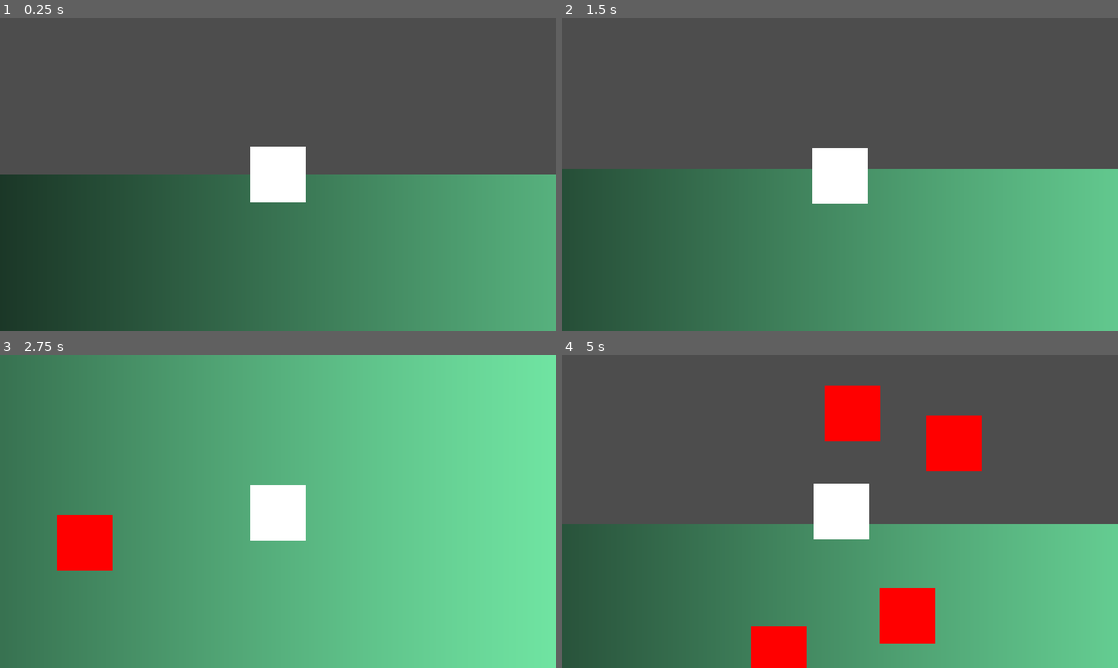
Above: before the commit, frames 1-4 (two rows, left to right).
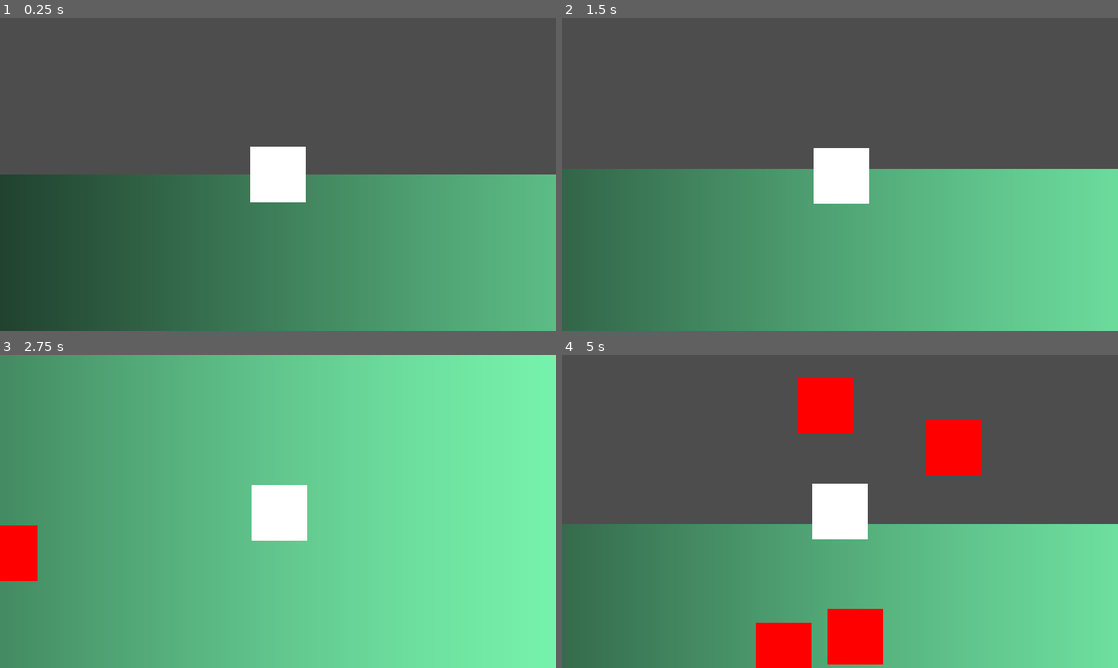
Above: after the commit, the same moments.

Repository: TylerPelaez/pixel-game-jam
Game: Godot game, scene res://Scenes/TestScene.tscn
Two runs of this game, one before a commit and one after it. Both use one fixed random seed, a clock stepped at 60 frames per second and the inputs below.
Inputs:
- Up to frame 1 (0.25 s): no input
- Up to frame 2 (1.5 s): tap Enter at 0.5 s; hold Right (ui_right) 0.53-1.28 s; tap Space at 1.25 s; hold Down (ui_down) from 1.28 s (still down)
- Up to frame 3 (2.75 s): release Down (ui_down) at 2.03 s; hold Right (ui_right) from 2.03 s (still down)
- Up to frame 4 (5 s): release Right (ui_right) at 2.78 s; hold Up (ui_up) 2.78-3.53 s; hold Left (ui_left) from 3.53 s (still down)

The runs differ from the first frame. In frame 2, 8.4% of the frame differs, in the area x 8-56%, y 41-100%; in frame 3, 9.7%; in frame 4, 17%, in the area x 2-76%, y 7-100%.

Commit message:
Add Hitbox/Hurtbox, Invincibility Timer, Soft Collisions for Enemies

Diff:
--- a/Enemy/Enemy.gd
+++ b/Enemy/Enemy.gd
@@ -1,11 +1,12 @@
 extends CharacterBody2D
-class_name Player
+class_name Enemy
 
 signal died
 
-@export var ACCELERATION = 500
-@export var MAX_SPEED = 100
-@export var FRICTION = 500
+@export var ACCELERATION := 500
+@export var MAX_SPEED := 100
+@export var FRICTION := 500
+@export var PUSH_STRENGTH := 2000
 
 enum State {
 	MOVE
@@ -14,17 +15,17 @@
 var player: PlayerController
 var state: State = State.MOVE
 var scratch_velocity: Vector2 = Vector2.ZERO
-#var stats = PlayerStats
 
+@onready var stats: Stats = $Stats
+@onready var hurtbox = $Hurtbox
+@onready var blink_animation_player = $BlinkAnimationPlayer
+@onready var soft_collision = $SoftCollision
 
 # initialize as if it was being initialized in _ready
 #@onready var animationTree = $AnimationTree
 #@onready var animationState = animationTree.get("parameters/playback")
-#@onready var hurtbox = $Hurtbox
-#@onready var blinkAnimationPlayer = $BlinkAnimationPlayer
 
 func _ready():
-#	stats.connect("no_health", Callable(self, "_on_Stats_no_health"))
 	reset()
 
 func reset():
@@ -39,7 +40,7 @@
 
 	scratch_velocity = Vector2.ZERO
 
-#	stats.reset()
+	stats.reset()
 
 # Update
 func _physics_process(delta):
@@ -55,6 +56,9 @@
 	else:
 		scratch_velocity = scratch_velocity.move_toward(Vector2.ZERO, FRICTION * delta)
 
+	if soft_collision.is_colliding():
+		scratch_velocity += soft_collision.get_push_vector() * delta * PUSH_STRENGTH
+
 	move()
 
 func move():
@@ -62,28 +66,22 @@
 	move_and_slide()
 	scratch_velocity = velocity
 
-#func _on_Stats_no_health():
-#	emit_signal("died")
+func _on_Hurtbox_area_entered(area: Area2D):
+	if area is Hitbox && !hurtbox.invincible:
+		got_hit(area.damage)
 
-#func _on_Hurtbox_area_entered(area):
-#	if area is HitBox && !hurtbox.invincible:
-#		got_hit(area.damage)
-#
-#func got_hit(damage):
-#	stats.health -= damage
-#	hurtbox.start_invincibility(0.6)
-#	_invincibility_started()
-#	hurtbox.create_hit_effect()
-#	var playerHurtSound = PlayerHurtSound.instantiate()
-#	get_tree().current_scene.add_child(playerHurtSound)
+func got_hit(damage):
+	stats.health -= damage
+	hurtbox.start_invincibility(0.6)
+	_invincibility_started()
+	hurtbox.create_hit_effect()
 
-#func _on_Hurtbox_body_entered(body):
-#	if body is RockWallTileMap && !hurtbox.invincible:
-#		var result = Utils.shape_cast_get_result(hurtbox.collisionShape.shape, hurtbox.collisionShape.global_transform)
-#		if result == null || result.is_empty():
-#			return
-#		else:
-#			for res in result:
-#				body.delete_cell(res["metadata"][0], res["metadata"][1])
-#
-#		got_hit(body.damage)
+func _on_Hurtbox_invincibility_ended():
+	blink_animation_player.play("Stop")
+
+func _invincibility_started():
+	blink_animation_player.play("Start")
+
+func _on_stats_no_health():
+	emit_signal("died")
+	queue_free()
--- a/Enemy/Enemy.tscn
+++ b/Enemy/Enemy.tscn
@@ -1,14 +1,29 @@
-[gd_scene load_steps=4 format=3 uid="uid://dc8c2m6m4pib0"]
+[gd_scene load_steps=11 format=3 uid="uid://dc8c2m6m4pib0"]
 
 [ext_resource type="Texture2D" uid="uid://bxn8kvm570f80" path="res://Textures/Test/White.png" id="1_42nnu"]
 [ext_resource type="Script" path="res://Enemy/Enemy.gd" id="1_ffyyh"]
+[ext_resource type="PackedScene" uid="uid://cbibtl5k17ewk" path="res://Overlap/Hurtbox.tscn" id="3_vranu"]
+[ext_resource type="PackedScene" uid="uid://cvk3t6e3yov1" path="res://Overlap/Hitbox.tscn" id="4_hjfwo"]
+[ext_resource type="PackedScene" uid="uid://binqjvrc1rjh6" path="res://Scripts/Stats/Stats.tscn" id="5_lj4q2"]
+[ext_resource type="PackedScene" uid="uid://dra8whow2jomb" path="res://Overlap/SoftCollision.tscn" id="6_o3krd"]
 
 [sub_resource type="RectangleShape2D" id="RectangleShape2D_mcrok"]
+size = Vector2(48, 48)
+
+[sub_resource type="RectangleShape2D" id="RectangleShape2D_cl6yr"]
 size = Vector2(64, 64)
 
+[sub_resource type="RectangleShape2D" id="RectangleShape2D_tv82w"]
+size = Vector2(64, 64)
+
+[sub_resource type="RectangleShape2D" id="RectangleShape2D_g87tr"]
+size = Vector2(48, 48)
+
 [node name="Enemy" type="CharacterBody2D"]
+collision_layer = 32
 motion_mode = 1
 script = ExtResource("1_ffyyh")
+ACCELERATION = 2000
 
 [node name="Sprite2D" type="Sprite2D" parent="."]
 modulate = Color(1, 0, 0, 1)
@@ -16,3 +31,37 @@
 
 [node name="CollisionShape2D" type="CollisionShape2D" parent="."]
 shape = SubResource("RectangleShape2D_mcrok")
+
+[node name="Hurtbox" parent="." instance=ExtResource("3_vranu")]
+collision_layer = 16
+collision_mask = 128
+
+[node name="CollisionShape2D" parent="Hurtbox" index="0"]
+shape = SubResource("RectangleShape2D_cl6yr")
+
+[node name="Timer" parent="Hurtbox" index="1"]
+wait_time = 0.3
+
+[node name="Hitbox" parent="." instance=ExtResource("4_hjfwo")]
+collision_layer = 8
+collision_mask = 4
+
+[node name="CollisionShape2D" parent="Hitbox" index="0"]
+shape = SubResource("RectangleShape2D_tv82w")
+
+[node name="Stats" parent="." instance=ExtResource("5_lj4q2")]
+
+[node name="BlinkAnimationPlayer" type="AnimationPlayer" parent="."]
+
+[node name="SoftCollision" parent="." instance=ExtResource("6_o3krd")]
+
+[node name="CollisionShape2D" parent="SoftCollision" index="0"]
+shape = SubResource("RectangleShape2D_g87tr")
+
+[connection signal="area_entered" from="Hurtbox" to="." method="_on_hurtbox_area_entered"]
+[connection signal="invincibility_ended" from="Hurtbox" to="." method="_on_Hurtbox_invincibility_ended"]
+[connection signal="no_health" from="Stats" to="." method="_on_stats_no_health"]
+
+[editable path="Hurtbox"]
+[editable path="Hitbox"]
+[editable path="SoftCollision"]
--- /dev/null
+++ b/Overlap/Hitbox.gd
@@ -0,0 +1,4 @@
+extends Area2D
+class_name Hitbox
+
+@export var damage: int = 1
--- /dev/null
+++ b/Overlap/Hitbox.tscn
@@ -0,0 +1,8 @@
+[gd_scene load_steps=2 format=3 uid="uid://cvk3t6e3yov1"]
+
+[ext_resource type="Script" path="res://Overlap/Hitbox.gd" id="1_odvdg"]
+
+[node name="Hitbox" type="Area2D"]
+script = ExtResource("1_odvdg")
+
+[node name="CollisionShape2D" type="CollisionShape2D" parent="."]
--- /dev/null
+++ b/Overlap/Hurtbox.gd
@@ -0,0 +1,42 @@
+extends Area2D
+class_name Hurtbox
+
+#const HitEffect = preload("res://Effects/HitEffect.tscn")
+
+var invincible = false: set = set_invincible
+
+@onready var timer = $Timer
+@onready var collision_shape = $CollisionShape2D
+
+signal invincibility_started
+signal invincibility_ended
+
+func set_invincible(value):
+	invincible = value
+	if invincible:
+		emit_signal("invincibility_started")
+	else:
+		emit_signal("invincibility_ended")
+
+
+func start_invincibility(duration):
+	self.invincible = true
+	timer.start(duration)
+
+func create_hit_effect():
+	pass
+#	var effect = HitEffect.instantiate()
+#	var world = get_tree().current_scene
+#	world.add_child(effect)
+#	effect.global_position = global_position
+
+
+func _on_Hurtbox_invincibility_started():
+	collision_shape.set_deferred("disabled", true)
+
+func _on_Hurtbox_invincibility_ended():
+	collision_shape.disabled = false
+
+func _on_timer_timeout():
+	# This calls the setter defined near setget, because we've indicated self
+	self.invincible = false
--- /dev/null
+++ b/Overlap/Hurtbox.tscn
@@ -0,0 +1,14 @@
+[gd_scene load_steps=2 format=3 uid="uid://cbibtl5k17ewk"]
+
+[ext_resource type="Script" path="res://Overlap/Hurtbox.gd" id="1_dhhbf"]
+
+[node name="Hurtbox" type="Area2D"]
+script = ExtResource("1_dhhbf")
+
+[node name="CollisionShape2D" type="CollisionShape2D" parent="."]
+
+[node name="Timer" type="Timer" parent="."]
+
+[connection signal="invincibility_ended" from="." to="." method="_on_Hurtbox_invincibility_ended"]
+[connection signal="invincibility_started" from="." to="." method="_on_Hurtbox_invincibility_started"]
+[connection signal="timeout" from="Timer" to="." method="_on_timer_timeout"]
--- /dev/null
+++ b/Overlap/SoftCollision.gd
@@ -0,0 +1,16 @@
+extends Area2D
+
+func is_colliding():
+	var areas = get_overlapping_areas()
+	return areas.size() > 0
+
+func get_push_vector():
+	var areas = get_overlapping_areas()
+	var push_vector = Vector2.ZERO
+
+	if is_colliding():
+		var area = areas[0]
+
+		push_vector = area.global_position.direction_to(global_position)
+
+	return push_vector
--- /dev/null
+++ b/Overlap/SoftCollision.tscn
@@ -0,0 +1,10 @@
+[gd_scene load_steps=2 format=3 uid="uid://dra8whow2jomb"]
+
+[ext_resource type="Script" path="res://Overlap/SoftCollision.gd" id="1_utlog"]
+
+[node name="SoftCollision" type="Area2D"]
+collision_layer = 64
+collision_mask = 64
+script = ExtResource("1_utlog")
+
+[node name="CollisionShape2D" type="CollisionShape2D" parent="."]
--- a/Player/PlayerController.gd
+++ b/Player/PlayerController.gd
@@ -3,9 +3,9 @@
 
 signal died
 
-@export var ACCELERATION = 500
-@export var MAX_SPEED = 100
-@export var FRICTION = 500
+@export var ACCELERATION := 500
+@export var MAX_SPEED := 100
+@export var FRICTION := 500
 
 enum State {
 	MOVE
@@ -13,17 +13,16 @@
 
 var state: State = State.MOVE
 var scratch_velocity: Vector2 = Vector2.ZERO
-#var stats = PlayerStats
 
+@onready var stats: Stats = $Stats
+@onready var hurtbox = $Hurtbox
+@onready var blink_animation_player: AnimationPlayer = $BlinkAnimationPlayer
 
 # initialize as if it was being initialized in _ready
 #@onready var animationTree = $AnimationTree
 #@onready var animationState = animationTree.get("parameters/playback")
-#@onready var hurtbox = $Hurtbox
-#@onready var blinkAnimationPlayer = $BlinkAnimationPlayer
 
 func _ready():
-#	stats.connect("no_health", Callable(self, "_on_Stats_no_health"))
 	reset()
 
 func reset():
@@ -33,7 +32,7 @@
 
 	scratch_velocity = Vector2.ZERO
 
-#	stats.reset()
+	stats.reset()
 
 # Update
 func _physics_process(delta):
@@ -66,23 +65,24 @@
 	move_and_slide()
 	scratch_velocity = velocity
 
-#func _on_Stats_no_health():
-#	emit_signal("died")
+func _on_Hurtbox_area_entered(area: Area2D):
+	if area is Hitbox && !hurtbox.invincible:
+		got_hit(area.damage)
 
-#func _on_Hurtbox_area_entered(area):
-#	if area is HitBox && !hurtbox.invincible:
-#		got_hit(area.damage)
-#
-#func got_hit(damage):
-#	stats.health -= damage
-#	hurtbox.start_invincibility(0.6)
-#	_invincibility_started()
-#	hurtbox.create_hit_effect()
+func got_hit(damage: int):
+	stats.health -= damage
+	hurtbox.start_invincibility(0.6)
+	_invincibility_started()
+	hurtbox.create_hit_effect()
 #	var playerHurtSound = PlayerHurtSound.instantiate()
 #	get_tree().current_scene.add_child(playerHurtSound)
 
-#func _invincibility_started():
-#	blinkAnimationPlayer.play("Start")
+
+func _on_Hurtbox_invincibility_ended():
+	blink_animation_player.play("Stop")
+
+func _invincibility_started():
+	blink_animation_player.play("Start")
 
 #func pickup_health():
 #	$ItemPickupPlayer.stream = PickupHealthSound
@@ -92,17 +92,6 @@
 #	$ItemPickupPlayer.stream = PickupGemSound
 #	$ItemPickupPlayer.play()
 
-#func _on_Hurtbox_invincibility_ended():
-#	blinkAnimationPlayer.play("Stop")
-
-
-#func _on_Hurtbox_body_entered(body):
-#	if body is RockWallTileMap && !hurtbox.invincible:
-#		var result = Utils.shape_cast_get_result(hurtbox.collisionShape.shape, hurtbox.collisionShape.global_transform)
-#		if result == null || result.is_empty():
-#			return
-#		else:
-#			for res in result:
-#				body.delete_cell(res["metadata"][0], res["metadata"][1])
-#
-#		got_hit(body.damage)
+func _on_stats_no_health():
+	emit_signal("died")
+	print("Died")
--- a/Player/PlayerController.tscn
+++ b/Player/PlayerController.tscn
@@ -1,12 +1,77 @@
-[gd_scene load_steps=4 format=3 uid="uid://dmhyo6tmrmtsh"]
+[gd_scene load_steps=13 format=3 uid="uid://dmhyo6tmrmtsh"]
 
 [ext_resource type="Script" path="res://Player/PlayerController.gd" id="1_utrqs"]
 [ext_resource type="Texture2D" uid="uid://bxn8kvm570f80" path="res://Textures/Test/White.png" id="2_lpqb7"]
+[ext_resource type="PackedScene" uid="uid://cbibtl5k17ewk" path="res://Overlap/Hurtbox.tscn" id="3_vacdi"]
+[ext_resource type="PackedScene" uid="uid://binqjvrc1rjh6" path="res://Scripts/Stats/Stats.tscn" id="4_nbcsh"]
+[ext_resource type="PackedScene" uid="uid://dra8whow2jomb" path="res://Overlap/SoftCollision.tscn" id="5_105mu"]
 
 [sub_resource type="RectangleShape2D" id="RectangleShape2D_ux33o"]
+size = Vector2(48, 48)
+
+[sub_resource type="RectangleShape2D" id="RectangleShape2D_xofqy"]
 size = Vector2(64, 64)
 
+[sub_resource type="Animation" id="Animation_6bmqp"]
+resource_name = "Start"
+length = 0.2
+loop_mode = 1
+tracks/0/type = "value"
+tracks/0/imported = false
+tracks/0/enabled = true
+tracks/0/path = NodePath("Sprite2D:visible")
+tracks/0/interp = 1
+tracks/0/loop_wrap = true
+tracks/0/keys = {
+"times": PackedFloat32Array(0, 0.1),
+"transitions": PackedFloat32Array(1, 1),
+"update": 1,
+"values": [false, true]
+}
+
+[sub_resource type="Animation" id="Animation_n2m5v"]
+length = 0.001
+tracks/0/type = "value"
+tracks/0/imported = false
+tracks/0/enabled = true
+tracks/0/path = NodePath("Sprite2D:visible")
+tracks/0/interp = 1
+tracks/0/loop_wrap = true
+tracks/0/keys = {
+"times": PackedFloat32Array(0),
+"transitions": PackedFloat32Array(1),
+"update": 1,
+"values": [true]
+}
+
+[sub_resource type="Animation" id="Animation_3xspq"]
+resource_name = "Stop"
+length = 0.1
+tracks/0/type = "value"
+tracks/0/imported = false
+tracks/0/enabled = true
+tracks/0/path = NodePath("Sprite2D:visible")
+tracks/0/interp = 1
+tracks/0/loop_wrap = true
+tracks/0/keys = {
+"times": PackedFloat32Array(0),
+"transitions": PackedFloat32Array(1),
+"update": 1,
+"values": [true]
+}
+
+[sub_resource type="AnimationLibrary" id="AnimationLibrary_xcn3j"]
+_data = {
+"RESET": SubResource("Animation_n2m5v"),
+"Start": SubResource("Animation_6bmqp"),
+"Stop": SubResource("Animation_3xspq")
+}
+
+[sub_resource type="RectangleShape2D" id="RectangleShape2D_nc7mb"]
+size = Vector2(48, 48)
+
 [node name="PlayerController" type="CharacterBody2D" groups=["PlayerGroup"]]
+collision_layer = 2
 motion_mode = 1
 script = ExtResource("1_utrqs")
 MAX_SPEED = 300
@@ -16,3 +81,34 @@
 
 [node name="CollisionShape2D" type="CollisionShape2D" parent="."]
 shape = SubResource("RectangleShape2D_ux33o")
+
+[node name="Hurtbox" parent="." instance=ExtResource("3_vacdi")]
+collision_layer = 4
+collision_mask = 8
+
+[node name="CollisionShape2D" parent="Hurtbox" index="0"]
+shape = SubResource("RectangleShape2D_xofqy")
+
+[node name="Timer" parent="Hurtbox" index="1"]
+wait_time = 0.8
+one_shot = true
+
+[node name="BlinkAnimationPlayer" type="AnimationPlayer" parent="."]
+libraries = {
+"": SubResource("AnimationLibrary_xcn3j")
+}
+
+[node name="Stats" parent="." instance=ExtResource("4_nbcsh")]
+max_health = 3
+
+[node name="SoftCollision" parent="." instance=ExtResource("5_105mu")]
+
+[node name="CollisionShape2D" parent="SoftCollision" index="0"]
+shape = SubResource("RectangleShape2D_nc7mb")
+
+[connection signal="area_entered" from="Hurtbox" to="." method="_on_Hurtbox_area_entered"]
+[connection signal="invincibility_ended" from="Hurtbox" to="." method="_on_Hurtbox_invincibility_ended"]
+[connection signal="no_health" from="Stats" to="." method="_on_stats_no_health"]
+
+[editable path="Hurtbox"]
+[editable path="SoftCollision"]
--- /dev/null
+++ b/Scripts/Stats/Stats.gd
@@ -0,0 +1,26 @@
+extends Node
+class_name Stats
+
+@export var max_health: int = 1: set = set_max_health
+var health = max_health: set = set_health
+
+signal no_health
+signal health_changed(value)
+signal max_health_changed(value)
+
+func set_health(value):
+	health = value
+	emit_signal("health_changed", health)
+	if health <= 0:
+		emit_signal("no_health")
+
+func set_max_health(value):
+	max_health = value
+	self.health = min(health, max_health)
+	emit_signal("max_health_changed", max_health)
+
+func _ready():
+	reset()
+
+func reset():
+	self.health = max_health
--- /dev/null
+++ b/Scripts/Stats/Stats.tscn
@@ -0,0 +1,6 @@
+[gd_scene load_steps=2 format=3 uid="uid://binqjvrc1rjh6"]
+
+[ext_resource type="Script" path="res://Scripts/Stats/Stats.gd" id="1_ha2ib"]
+
+[node name="Stats" type="Node"]
+script = ExtResource("1_ha2ib")
--- a/project.godot
+++ b/project.godot
@@ -54,6 +54,17 @@
 ]
 }
 
+[layer_names]
+
+2d_physics/layer_1="World"
+2d_physics/layer_2="Player"
+2d_physics/layer_3="PlayerHurtbox"
+2d_physics/layer_4="EnemyHitbox"
+2d_physics/layer_5="EnemyHurtbox"
+2d_physics/layer_6="Enemy"
+2d_physics/layer_7="SoftCollision"
+2d_physics/layer_8="PlayerHitbox"
+
 [rendering]
 
 renderer/rendering_method="gl_compatibility"
